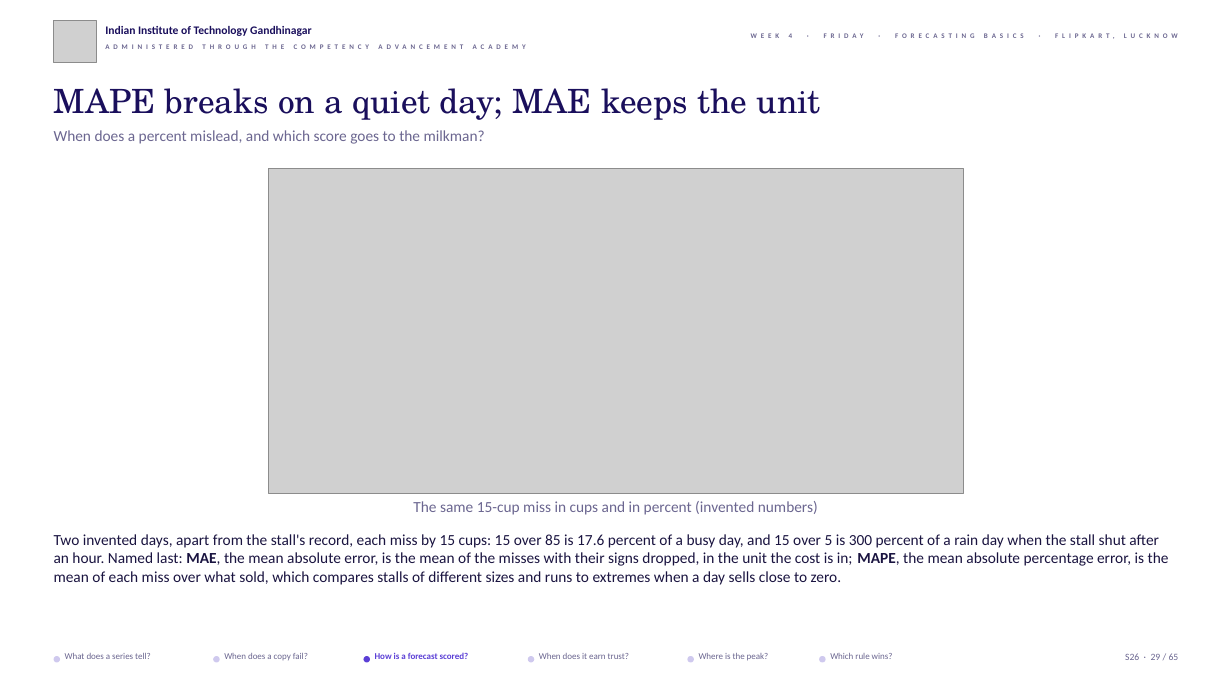
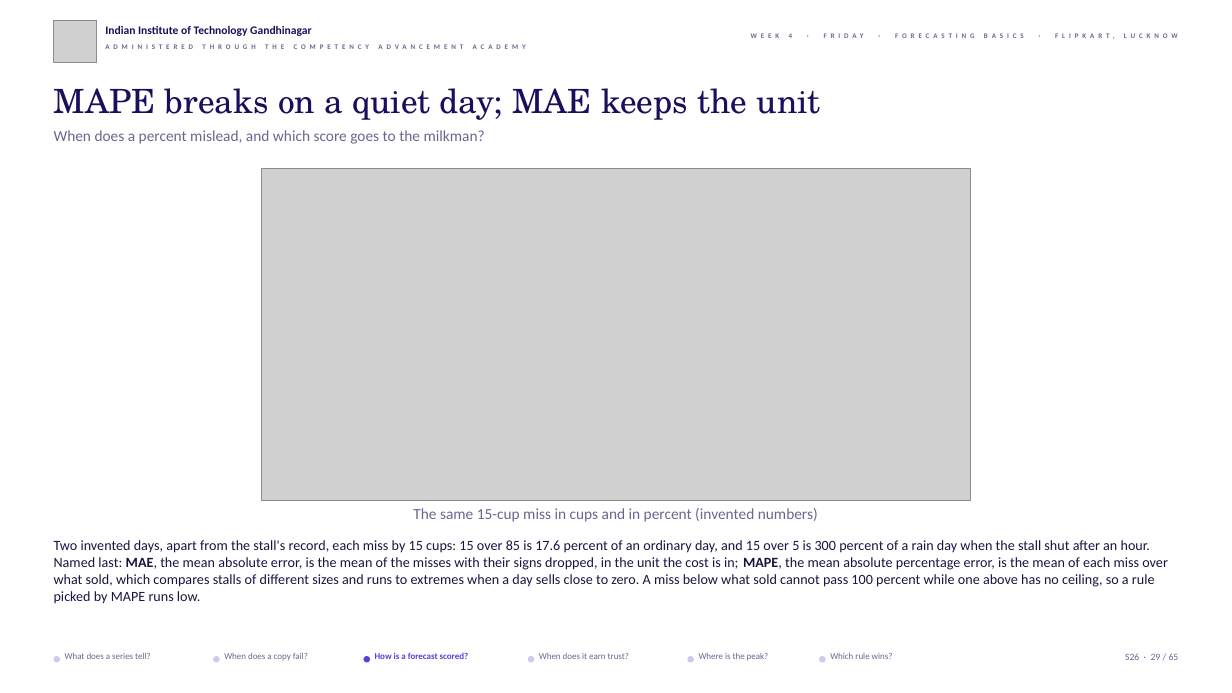
Before and after one commit to fde-academy-lab/c2-content-factory, a slide deck: slide 29 of content/W04/D5/slides/C2_W04_D05_half1_STUDENT.pptx. Drawn at 1232x693 pixels with LibreOffice and Linux fonts; fonts in the diff are those of the drawing; grey boxes stand for pictures; background and template pictures are left out. Boxes give left, top, right and bottom in pixels: in the first picture for what was removed or moved away, otherwise in the second. Text is boxed around its words. In the diff, an @@ line names an element or a change of style, - is before the commit and + after.

```diff
--- a/content/W04/D5/slides/C2_W04_D05_half1_STUDENT.pptx
+++ b/content/W04/D5/slides/C2_W04_D05_half1_STUDENT.pptx
@@ picture: place and size @@
-picture at (269, 168, 963, 494)
+picture at (262, 168, 970, 500)
@@ text "The same 15-cup miss in ...": place and size @@
-text "The same 15-cup miss in ..." at (413, 501, 818, 515)
+text "The same 15-cup miss in ..." at (413, 508, 818, 522)
@@ text at (54, 540, 1168, 604): text changed; size 12 to 11 pt @@
-Two invented days, apart from the stall's record, each miss by 15 cups: 15 over 85 is 17.6 percent of a busy day, and 15 over 5 is 300 percent of a rain day when the stall shut after an hour. Named last: MAE, the mean absolute error, is the mean of the misses with their signs dropped, in the unit the cost is in; MAPE, the mean absolute percentage error, is the mean of each miss over what sold, which compares stalls of different sizes and runs to extremes when a day sells close to zero.
+Two invented days, apart from the stall's record, each miss by 15 cups: 15 over 85 is 17.6 percent of an ordinary day, and 15 over 5 is 300 percent of a rain day when the stall shut after an hour. Named last: MAE, the mean absolute error, is the mean of the misses with their signs dropped, in the unit the cost is in; MAPE, the mean absolute percentage error, is the mean of each miss over what sold, which compares stalls of different sizes and runs to extremes when a day sells close to zero. A miss below what sold cannot pass 100 percent while one above has no ceiling, so a rule picked by MAPE runs low.
```
Also in this commit, not shown: 45 other slides changed, 5 other files.
